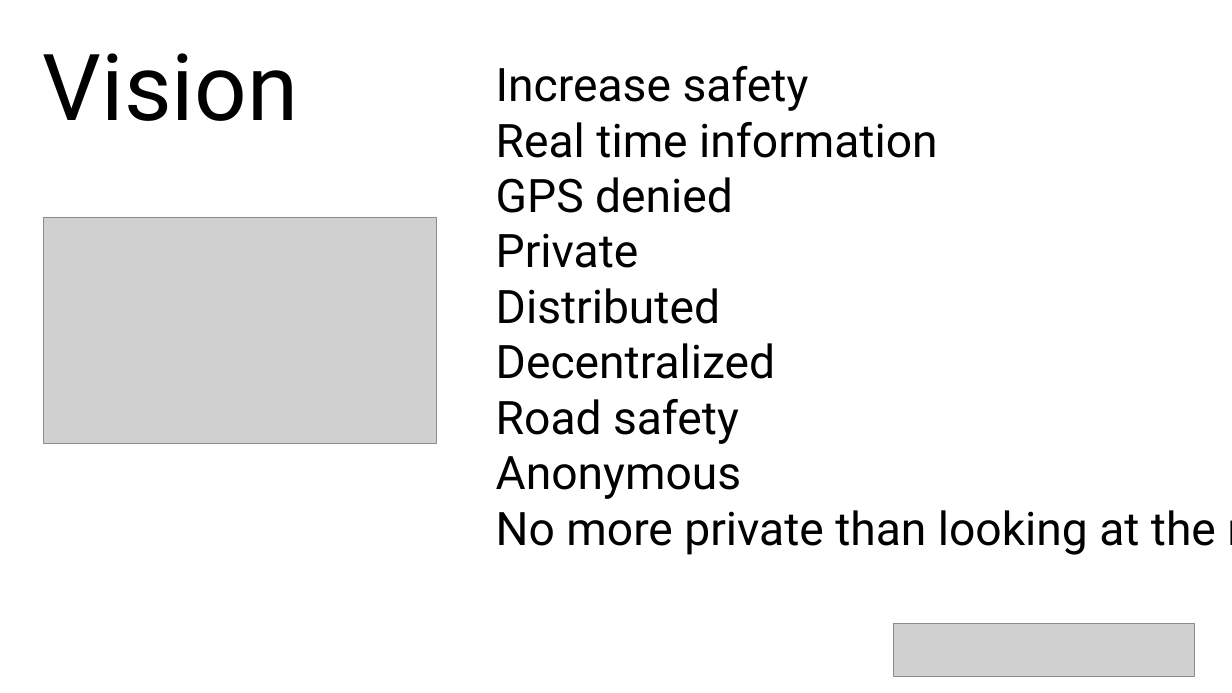
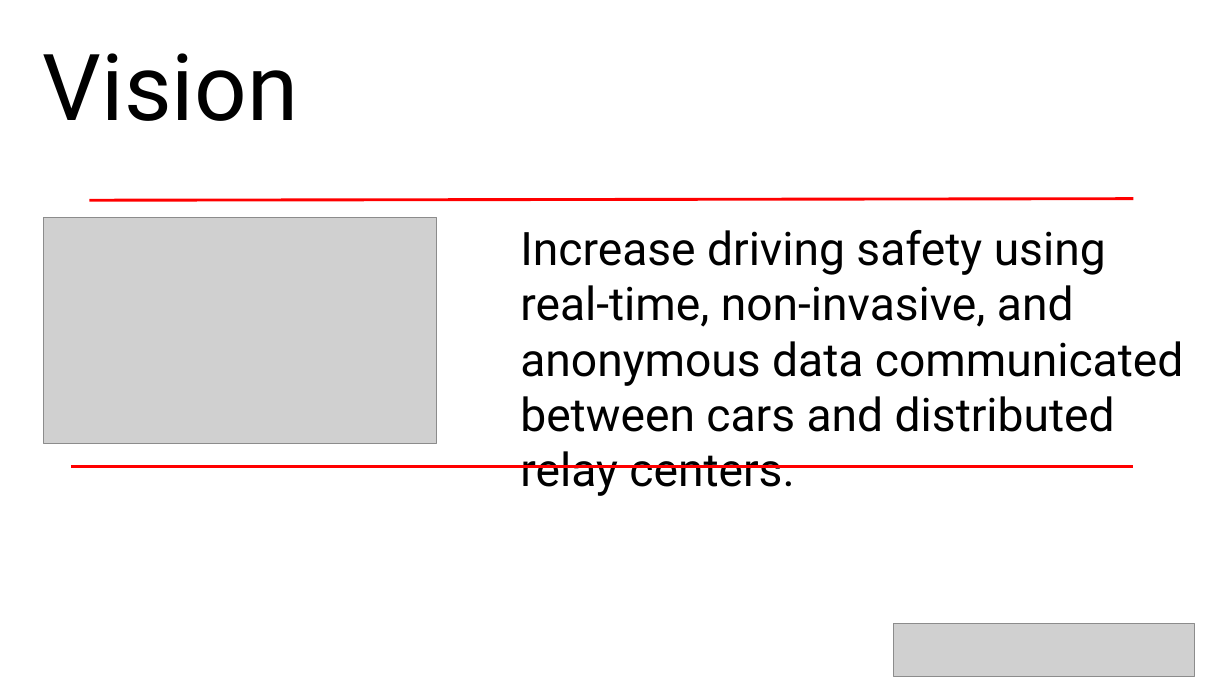
Before and after one commit to gregjhansell97/country-roads, a slide deck: slide 2 of presentation.pptx. Drawn at 1232x693 pixels with LibreOffice and Linux fonts; fonts in the diff are those of the drawing; grey boxes stand for pictures. Boxes give left, top, right and bottom in pixels: in the first picture for what was removed or moved away, otherwise in the second. Text is boxed around its words. In the diff, an @@ line names an element or a change of style, - is before the commit and + after.

```diff
--- a/presentation.pptx
+++ b/presentation.pptx
@@ line added from (90, 201) to (1134, 199), #FF0000 2.25 pt @@
@@ text at (520, 230, 1183, 496): text changed @@
-Increase safety
-Real time information
-GPS denied
-Private
-Distributed
-Decentralized
-Road safety
-Anonymous
-No more private than looking at the road
+Increase driving safety using real-time, non-invasive, and anonymous data communicated between cars and distributed relay centers.
@@ line added from (71, 467) to (1134, 467), #FF0000 2.25 pt @@
```
Also in this commit, not shown: 1 other slide changed, 5 slides added, 1 slide removed, 12 other files.
